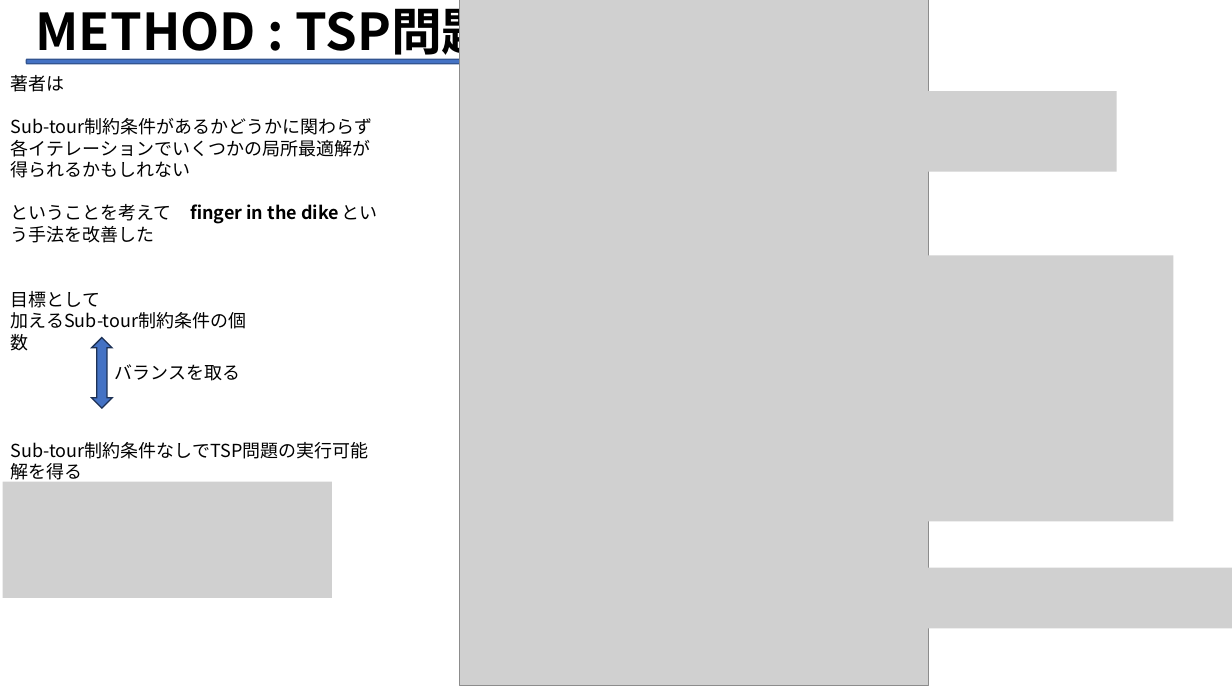
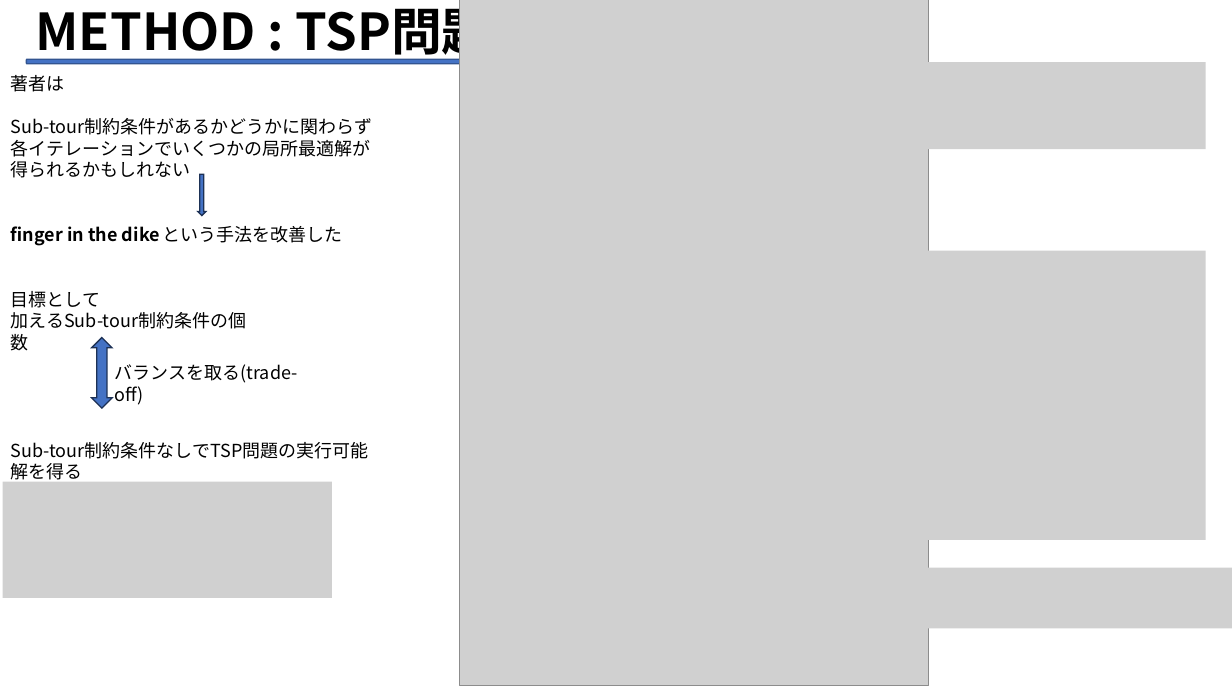
Before and after one commit to Legolas9999/zemi, a slide deck: slide 24 of 第二次/lcj_ron_zemi2.pptx. Drawn at 1232x693 pixels with LibreOffice and Linux fonts; fonts in the diff are those of the drawing; grey boxes stand for pictures. Boxes give left, top, right and bottom in pixels: in the first picture for what was removed or moved away, otherwise in the second. Text is boxed around its words. In the diff, an @@ line names an element or a change of style, - is before the commit and + after.

```diff
--- a/第二次/lcj_ron_zemi2.pptx
+++ b/第二次/lcj_ron_zemi2.pptx
@@ picture resized from (x1=917, y1=91, x2=1117, y2=172) to (x1=912, y1=62, x2=1206, y2=149) @@
@@ down arrow added at (x1=198, y1=175, x2=206, y2=216), fill #4472C4, outline #1E3256 1 pt @@
@@ text at (x1=11, y1=226, x2=342, y2=246): text changed; bold on @@
-ということを考えて finger in the dike という手法を改善した
+finger in the dike という手法を改善した
@@ picture resized from (x1=873, y1=255, x2=1174, y2=521) to (x1=882, y1=250, x2=1206, y2=540) @@
@@ text at (x1=115, y1=364, x2=298, y2=405): text changed @@
-バランスを取る
+バランスを取る(trade-off)
```
Also in this commit, not shown: 10 other slides changed.
